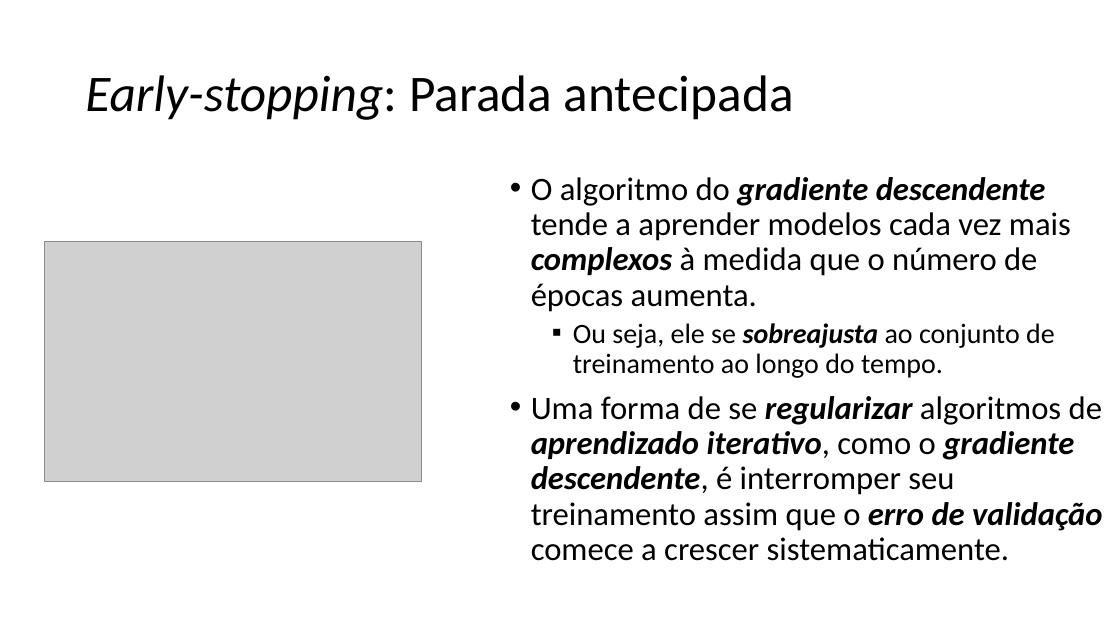
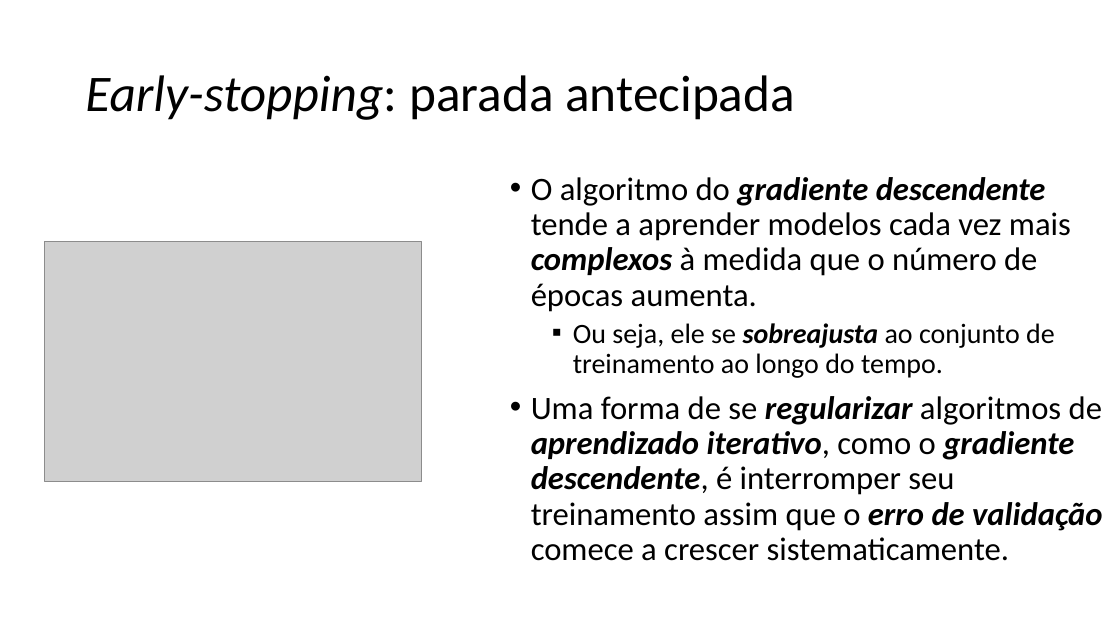
Before and after one commit to zz4fap/c24_inteligencia_artificial, a slide deck: slide 120 of slides/C24_Regressão.pptx. Drawn at 1120x630 pixels with LibreOffice and Linux fonts; fonts in the diff are those of the drawing; grey boxes stand for pictures. Boxes give left, top, right and bottom in pixels: in the first picture for what was removed or moved away, otherwise in the second. Text is boxed around its words. In the diff, an @@ line names an element or a change of style, - is before the commit and + after.

```diff
--- a/slides/C24_Regressão.pptx
+++ b/slides/C24_Regressão.pptx
@@ title at (85, 75, 795, 120): text changed @@
-Early-stopping: Parada antecipada
+Early-stopping: parada antecipada
```
Also in this commit, not shown: 20 other slides changed, 2 other files.
